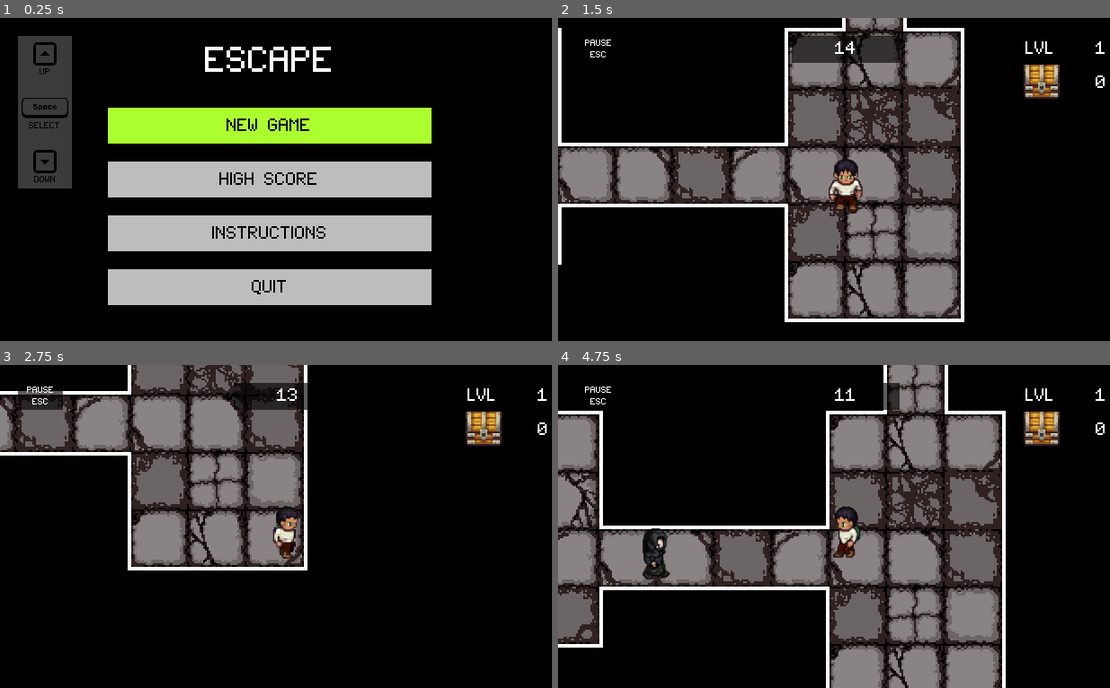
Above: before the commit, frames 1-4 (two rows, left to right).
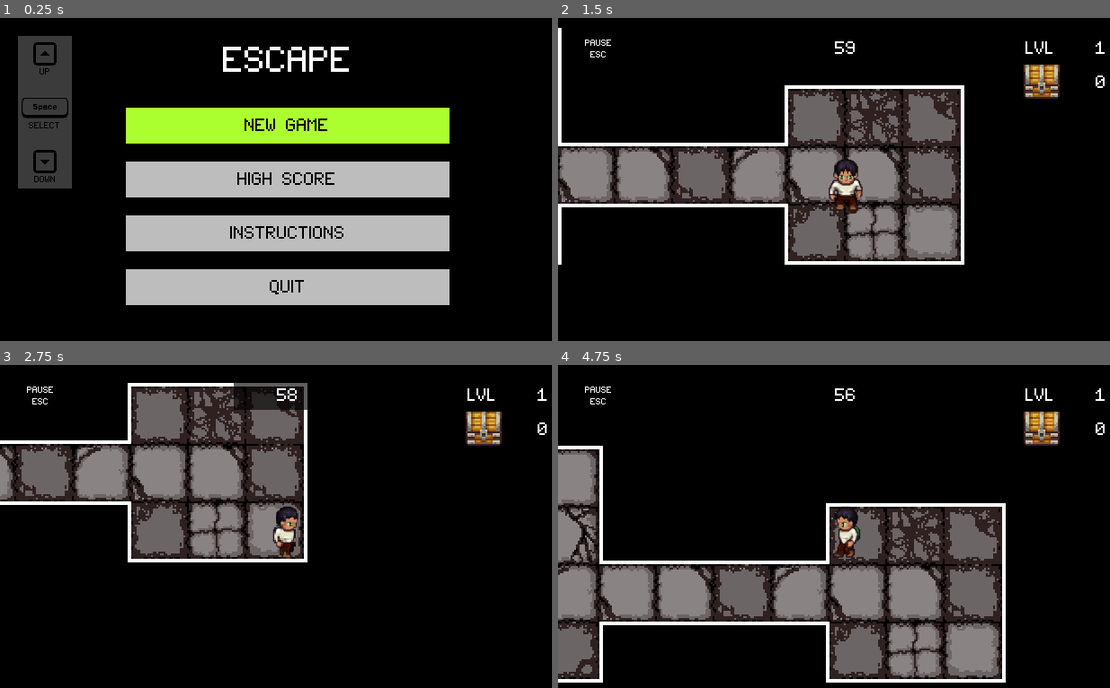
Above: after the commit, the same moments.

Repository: alittek/AC31009-Game
Game: Godot game, scene res://Scenes/StartScreen.tscn
Two runs of this game, one before a commit and one after it. Both use one fixed random seed, a clock stepped at 60 frames per second and the inputs below. Sound files missing from this copy of the repository are replaced by a short silence.
Inputs:
- Up to frame 1 (0.25 s): no input
- Up to frame 2 (1.5 s): tap Enter at 0.5 s; hold Right (move_right) 0.53-1.28 s; hold Space (interact) 0.53-1.28 s; hold Down (move_down) from 1.28 s (still down); tap Space (interact) at 1.35 s
- Up to frame 3 (2.75 s): release Down (move_down) at 2.03 s; hold Right (move_right) from 2.03 s (still down); hold Space (interact) from 2.03 s (still down)
- Up to frame 4 (4.75 s): release Right (move_right) at 2.78 s; release Space (interact) at 2.78 s; hold Up (move_up) 2.78-3.53 s; tap Space (interact) at 2.85, 4.35 s; hold Space (interact) 3.53-4.28 s; hold Left (move_left) from 3.53 s (still down); tap Escape (menu) at 4.15 s

The runs differ from the first frame. In frame 1, 5.0% of the frame differs, in the area x 19-82%, y 8-89%; in frame 2, 12%; in frame 3, 21%; in frame 4, 37%, in the area x 0-82%, y 0-100%.

Commit message:
prepare for testing

Diff:
--- a/Scenes/GUI.tscn
+++ b/Scenes/GUI.tscn
@@ -3,7 +3,7 @@
 [ext_resource path="res://Font/Font.tres" type="DynamicFont" id=1]
 [ext_resource path="res://Scenes/MenuPopup.tscn" type="PackedScene" id=2]
 [ext_resource path="res://Scripts/LevelUI.gd" type="Script" id=3]
-[ext_resource path="res://GameOver.tscn" type="PackedScene" id=4]
+[ext_resource path="res://Scenes/GameOver.tscn" type="PackedScene" id=4]
 [ext_resource path="res://TileMap/TreasureChests.png" type="Texture" id=5]
 
 [node name="GUI" type="CanvasLayer"]
@@ -111,6 +111,6 @@
 "_edit_use_anchors_": false
 }
 
-[node name="MenuPopup1" parent="." instance=ExtResource( 2 )]
+[node name="MenuPopup" parent="." instance=ExtResource( 2 )]
 
 [node name="GameOver" parent="." instance=ExtResource( 4 )]
--- a/GameOver.tscn
+++ b/Scenes/GameOver.tscn
@@ -1,7 +1,8 @@
-[gd_scene load_steps=3 format=2]
+[gd_scene load_steps=4 format=2]
 
 [ext_resource path="res://Font/Font.tres" type="DynamicFont" id=1]
 [ext_resource path="res://Scripts/GameOver.gd" type="Script" id=2]
+[ext_resource path="res://Sounds/GameOver.wav" type="AudioStream" id=3]
 
 [node name="GameOver" type="Popup"]
 pause_mode = 2
@@ -13,6 +14,9 @@
 __meta__ = {
 "_edit_use_anchors_": false
 }
+
+[node name="SoundGameOver" type="AudioStreamPlayer2D" parent="."]
+stream = ExtResource( 3 )
 
 [node name="ColorRect" type="ColorRect" parent="."]
 margin_left = 60.0
@@ -103,24 +107,23 @@
 margin_right = 70.0
 margin_bottom = 95.0
 custom_fonts/font = ExtResource( 1 )
-custom_colors/font_color = Color( 0, 0, 0, 1 )
-text = "SCORE: "
+custom_colors/font_color = Color( 0.745098, 0.0196078, 0.0196078, 1 )
+custom_colors/font_outline_modulate = Color( 0, 0, 0, 1 )
+text = "SCORE:"
 valign = 1
 __meta__ = {
 "_edit_use_anchors_": false
 }
 
 [node name="Label_sco" type="Label" parent="Info"]
-margin_left = 55.0
-margin_top = 65.0
-margin_right = 85.0
-margin_bottom = 85.0
-rect_scale = Vector2( 2, 2 )
+margin_left = 70.0
+margin_top = 75.0
+margin_right = 110.0
+margin_bottom = 95.0
 custom_fonts/font = ExtResource( 1 )
-custom_colors/font_color = Color( 1, 0, 0, 1 )
+custom_colors/font_color = Color( 0.745098, 0.0196078, 0.0196078, 1 )
 custom_colors/font_outline_modulate = Color( 0, 0, 0, 1 )
-custom_colors/font_color_shadow = Color( 0.54902, 0.513726, 0.513726, 1 )
-align = 1
+align = 2
 valign = 1
 __meta__ = {
 "_edit_use_anchors_": false
--- a/Scenes/MenuPopup.tscn
+++ b/Scenes/MenuPopup.tscn
@@ -3,9 +3,8 @@
 [ext_resource path="res://Font/Font.tres" type="DynamicFont" id=1]
 [ext_resource path="res://Scripts/MenuPopup.gd" type="Script" id=2]
 
-[node name="MenuPopup1" type="Popup"]
+[node name="MenuPopup" type="Popup"]
 pause_mode = 2
-visible = true
 margin_right = 40.0
 margin_bottom = 40.0
 popup_exclusive = true
--- a/Scenes/StartScreen.tscn
+++ b/Scenes/StartScreen.tscn
@@ -8,10 +8,24 @@
 [node name="StartScreen" type="Node2D"]
 script = ExtResource( 2 )
 
+[node name="Label" type="Label" parent="."]
+margin_left = 70.0
+margin_top = 10.0
+margin_right = 160.0
+margin_bottom = 25.0
+rect_scale = Vector2( 2, 2 )
+custom_fonts/font = ExtResource( 1 )
+text = "ESCAPE"
+align = 1
+valign = 1
+__meta__ = {
+"_edit_use_anchors_": false
+}
+
 [node name="NewGame" type="ColorRect" parent="."]
-margin_left = 60.0
+margin_left = 70.0
 margin_top = 50.0
-margin_right = 240.0
+margin_right = 250.0
 margin_bottom = 70.0
 __meta__ = {
 "_edit_use_anchors_": false
@@ -25,11 +39,14 @@
 text = "NEW GAME"
 align = 1
 valign = 1
+__meta__ = {
+"_edit_use_anchors_": false
+}
 
 [node name="HighScore" type="ColorRect" parent="."]
-margin_left = 60.0
+margin_left = 70.0
 margin_top = 80.0
-margin_right = 240.0
+margin_right = 250.0
 margin_bottom = 100.0
 __meta__ = {
 "_edit_use_anchors_": false
@@ -45,9 +62,9 @@
 valign = 1
 
 [node name="Instructions" type="ColorRect" parent="."]
-margin_left = 60.0
+margin_left = 70.0
 margin_top = 110.0
-margin_right = 240.0
+margin_right = 250.0
 margin_bottom = 130.0
 __meta__ = {
 "_edit_use_anchors_": false
@@ -63,9 +80,9 @@
 valign = 1
 
 [node name="Quit" type="ColorRect" parent="."]
-margin_left = 60.0
+margin_left = 70.0
 margin_top = 140.0
-margin_right = 240.0
+margin_right = 250.0
 margin_bottom = 160.0
 __meta__ = {
 "_edit_use_anchors_": false
@@ -147,17 +164,3 @@
 rotation = 3.14159
 scale = Vector2( 0.025, 0.025 )
 texture = ExtResource( 4 )
-
-[node name="Label" type="Label" parent="."]
-margin_left = 100.0
-margin_top = 10.0
-margin_right = 150.0
-margin_bottom = 25.0
-rect_scale = Vector2( 2, 2 )
-custom_fonts/font = ExtResource( 1 )
-text = "ESCAPE"
-align = 1
-valign = 1
-__meta__ = {
-"_edit_use_anchors_": false
-}
--- a/Scenes/Title.tscn
+++ b/Scenes/Title.tscn
@@ -1,7 +1,8 @@
 [gd_scene load_steps=3 format=2]
 
 [ext_resource path="res://Font/Font.tres" type="DynamicFont" id=1]
-[ext_resource path="res://Title.gd" type="Script" id=2]
+[ext_resource path="res://Scripts/Title.gd" type="Script" id=2]
+
 
 [node name="Title" type="ColorRect"]
 margin_right = 320.0
--- a/Scripts/GameOver.gd
+++ b/Scripts/GameOver.gd
@@ -49,6 +49,8 @@
 
 # initiate game over popup
 func death_menu():
+	#$SoundGameOver.play()
+	#yield($SoundGameOver, "finished")
 	# Pause game
 	get_tree().paused = true
 	# Reset the popup
@@ -58,9 +60,10 @@
 	set_highscore()
 	update_artNb_text()
 	update_level_text()
-
 	# display gameover screen
 	popup()
+#	$SoundGameOver.play()
+#	yield($SoundGameOver, "finished")
 
 # calc high score and save to file
 func set_highscore():
@@ -86,12 +89,12 @@
 		elif Input.is_action_just_pressed("interact"):
 			match selected_menu:
 				0:
-					# start again
+					# Start again
 					get_node("/root/WorldMap").queue_free()
 					Transition.change_stage("res://Scenes/Map.tscn")
 					get_tree().paused = false
 				1:
-					# go to main menu
+					# To main menu
 					get_node("/root/WorldMap").queue_free()
 					Transition.change_stage("res://Scenes/StartScreen.tscn")
 					get_tree().paused = false
--- a/Scripts/GameScore.gd
+++ b/Scripts/GameScore.gd
@@ -12,7 +12,7 @@
 func _ready():
 	# used fortesting to add values to file
 	#file.start()
-
+	#play sound
 	var scores = file.load_score()
 	create_scores(scores)
 
--- a/Scripts/World.gd
+++ b/Scripts/World.gd
@@ -71,7 +71,7 @@
 	# place enemies on map
 	var nbEnemies = 0
 	for room in generator.get_rooms():
-		if nbEnemies >= level:
+		if nbEnemies >= level-3:
 			break
 		else:
 			if free_space(room.position*32):
@@ -86,11 +86,11 @@
 		if nbChests == level-1:
 			break
 		else:
-			if free_space(room.position*32):
-				var chest = Chest.instance()
-				add_child(chest)
-				nbChests += 1
-				chest.position = room.position*32
+			#if free_space(room.position*32):
+			var chest = Chest.instance()
+			add_child(chest)
+			nbChests += 1
+			chest.position = room.position*32
 
 	# print for testing
 	print("enemies: " + str(nbEnemies))
@@ -98,8 +98,8 @@
 	print("______________")
 
 	# decide when to r=turn on darkness
-	#if level == 5 or level == 7:
-	#turn_dark()
+	if level == 5 or level == 7 or level >= 9:
+		turn_dark()
 
 	# free space for generator.gd script
 	generator.queue_free()
@@ -119,7 +119,7 @@
 func next_level():
 	Global.set_steps(steps+20)
 	Global.set_level(level+1)
-	Global.set_timer(timer.get_time_left()+(level*3))
+	Global.set_timer(timer.get_time_left()+(level*5))
 	#Global.set_enemies(enemies+1)
 	timer.free()
 	queue_free()
--- a/Scripts/global.gd
+++ b/Scripts/global.gd
@@ -10,10 +10,10 @@
 	set_values()
 
 func set_values():
-	steps = 60
+	steps = 50
 	level = 1
 	artifacts = 0
-	timer = 15
+	timer = 60
 	#enemies = 0
 
 func set_steps(newSteps):
Not shown, added: LICENSES/MIT_LIcense.txt
Renamed: Title.gd -> Scripts/Title.gd
Not shown, added: Sounds/GameOver.wav.import
Not shown, changed: export_presets.cfg
Not shown, changed: Sounds/Exit.wav
Not shown, added: Sounds/GameOver.wav
